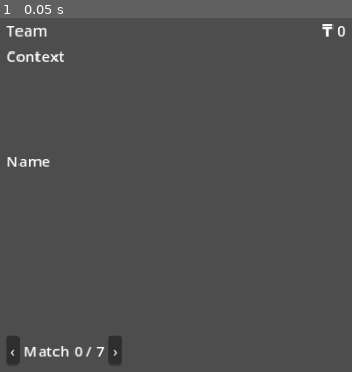
Above: before the commit, frame 1.
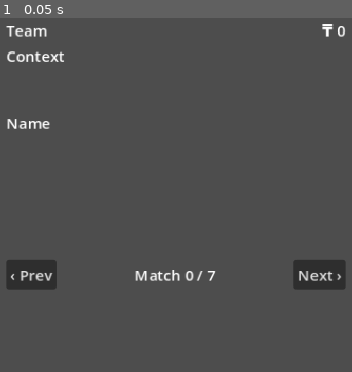
Above: after the commit, the same moment.

Repository: nico101rsa/cricket-v3
Game: Godot game, scene res://scenes/season_hub/season_hub.tscn
Two runs of this game, one before a commit and one after it. Both use one fixed random seed, a clock stepped at 60 frames per second and the inputs below. This scene is started directly instead of the project's main scene.
Inputs:
- Up to frame 1 (0.05 s): no input

The runs differ from the first frame. In frame 1, 3.8% of the frame differs, in the area x 1-99%, y 28-98%.

Commit message:
Season Hub: fix edge-clipping layout (ScrollContainer + autowrap)
Nico flagged the hub clipped on both edges (first char of every row, the ₸
chip, OVR) and didn't fill the panel. Wrap the tree in a vertical-only
ScrollContainer (horizontal_scroll_mode=0 constrains child width), explicit
offsets, autowrap on long labels + fixture buttons, clip_text on the title,
full-width scrub bar. Node path Margin/Root -> Scroll/Margin/Root. Re-rendered
screenshot is clean both margins; career line wraps. 580 green.

Co-Authored-By: Claude Opus 4.8 <noreply@anthropic.com>

Diff:
--- a/scenes/season_hub/season_hub.gd
+++ b/scenes/season_hub/season_hub.gd
@@ -19,7 +19,7 @@
 }
 const BOOT_SEED := 20260615
 
-@onready var _root: VBoxContainer = $Margin/Root
+@onready var _root: VBoxContainer = $Scroll/Margin/Root
 
 var _view: SeasonView
 var _player: Player
@@ -102,6 +102,8 @@
 		var f: Dictionary = _view.fixtures[i]
 		var row := Button.new()   # tappable: jump the scrub head to this fixture
 		row.alignment = HORIZONTAL_ALIGNMENT_LEFT
+		row.autowrap_mode = TextServer.AUTOWRAP_WORD_SMART   # never clip on a narrow phone
+		row.size_flags_horizontal = Control.SIZE_FILL
 		var idx := i
 		row.pressed.connect(func(): _rebuild(idx))
 		if f["played"]:
@@ -155,6 +157,7 @@
 	for i in range(_view.standings.size()):
 		var s: Dictionary = _view.standings[i]
 		var row := Label.new()
+		row.autowrap_mode = TextServer.AUTOWRAP_WORD_SMART
 		row.text = "%d. %s  %dpts  NRR %+.2f" % [i + 1, s["team_name"], s["points"], s["nrr"]]
 		if s["is_player"]:
 			row.add_theme_color_override("font_color", Color("ffc23c"))
--- a/scenes/season_hub/season_hub.tscn
+++ b/scenes/season_hub/season_hub.tscn
@@ -7,75 +7,96 @@
 anchors_preset = 15
 anchor_right = 1.0
 anchor_bottom = 1.0
+offset_left = 0.0
+offset_top = 0.0
+offset_right = 0.0
+offset_bottom = 0.0
 script = ExtResource("1_hub")
 
-[node name="Margin" type="MarginContainer" parent="."]
+[node name="Scroll" type="ScrollContainer" parent="."]
 layout_mode = 1
 anchors_preset = 15
 anchor_right = 1.0
 anchor_bottom = 1.0
+offset_left = 0.0
+offset_top = 0.0
+offset_right = 0.0
+offset_bottom = 0.0
+horizontal_scroll_mode = 0
+
+[node name="Margin" type="MarginContainer" parent="Scroll"]
+layout_mode = 2
+size_flags_horizontal = 3
 theme_override_constants/margin_left = 16
 theme_override_constants/margin_top = 16
 theme_override_constants/margin_right = 16
 theme_override_constants/margin_bottom = 16
 
-[node name="Root" type="VBoxContainer" parent="Margin"]
+[node name="Root" type="VBoxContainer" parent="Scroll/Margin"]
+layout_mode = 2
+size_flags_horizontal = 3
+
+[node name="Header" type="HBoxContainer" parent="Scroll/Margin/Root"]
 layout_mode = 2
 
-[node name="Header" type="HBoxContainer" parent="Margin/Root"]
-layout_mode = 2
-
-[node name="TitleLabel" type="Label" parent="Margin/Root/Header"]
+[node name="TitleLabel" type="Label" parent="Scroll/Margin/Root/Header"]
 layout_mode = 2
 size_flags_horizontal = 3
+clip_text = true
 text = "Team"
 
-[node name="TonsChip" type="Label" parent="Margin/Root/Header"]
+[node name="TonsChip" type="Label" parent="Scroll/Margin/Root/Header"]
 layout_mode = 2
 text = "₸ 0"
 
-[node name="ContextLabel" type="Label" parent="Margin/Root"]
+[node name="ContextLabel" type="Label" parent="Scroll/Margin/Root"]
 layout_mode = 2
+autowrap_mode = 3
 text = "Context"
 
-[node name="FixturesBox" type="VBoxContainer" parent="Margin/Root"]
-custom_minimum_size = Vector2(0, 80)
+[node name="FixturesBox" type="VBoxContainer" parent="Scroll/Margin/Root"]
+custom_minimum_size = Vector2(0, 40)
 layout_mode = 2
 
-[node name="PlayerCard" type="VBoxContainer" parent="Margin/Root"]
+[node name="PlayerCard" type="VBoxContainer" parent="Scroll/Margin/Root"]
 layout_mode = 2
 
-[node name="NameLabel" type="Label" parent="Margin/Root/PlayerCard"]
+[node name="NameLabel" type="Label" parent="Scroll/Margin/Root/PlayerCard"]
 layout_mode = 2
+autowrap_mode = 3
 text = "Name"
 
-[node name="AttrLabel" type="Label" parent="Margin/Root/PlayerCard"]
+[node name="AttrLabel" type="Label" parent="Scroll/Margin/Root/PlayerCard"]
+layout_mode = 2
+autowrap_mode = 3
+
+[node name="CareerLabel" type="Label" parent="Scroll/Margin/Root/PlayerCard"]
+layout_mode = 2
+autowrap_mode = 3
+
+[node name="JokersBox" type="HBoxContainer" parent="Scroll/Margin/Root"]
 layout_mode = 2
 
-[node name="CareerLabel" type="Label" parent="Margin/Root/PlayerCard"]
+[node name="AffinityLabel" type="Label" parent="Scroll/Margin/Root"]
 layout_mode = 2
 
-[node name="JokersBox" type="HBoxContainer" parent="Margin/Root"]
+[node name="StandingsBox" type="VBoxContainer" parent="Scroll/Margin/Root"]
+custom_minimum_size = Vector2(0, 40)
 layout_mode = 2
 
-[node name="AffinityLabel" type="Label" parent="Margin/Root"]
+[node name="ScrubBar" type="HBoxContainer" parent="Scroll/Margin/Root"]
 layout_mode = 2
 
-[node name="StandingsBox" type="VBoxContainer" parent="Margin/Root"]
-custom_minimum_size = Vector2(0, 80)
+[node name="PrevBtn" type="Button" parent="Scroll/Margin/Root/ScrubBar"]
 layout_mode = 2
+text = "‹ Prev"
 
-[node name="ScrubBar" type="HBoxContainer" parent="Margin/Root"]
+[node name="ScrubLabel" type="Label" parent="Scroll/Margin/Root/ScrubBar"]
 layout_mode = 2
-
-[node name="PrevBtn" type="Button" parent="Margin/Root/ScrubBar"]
-layout_mode = 2
-text = "‹"
-
-[node name="ScrubLabel" type="Label" parent="Margin/Root/ScrubBar"]
-layout_mode = 2
+size_flags_horizontal = 3
+horizontal_alignment = 1
 text = "Match 0 / 7"
 
-[node name="NextBtn" type="Button" parent="Margin/Root/ScrubBar"]
+[node name="NextBtn" type="Button" parent="Scroll/Margin/Root/ScrubBar"]
 layout_mode = 2
-text = "›"
+text = "Next ›"
--- a/tests/unit/test_season_hub_scene.gd
+++ b/tests/unit/test_season_hub_scene.gd
@@ -72,7 +72,7 @@
 	add_child_autofree(hub)
 	hub.set_view(_view())
 	await get_tree().process_frame   # let the containers lay out
-	var root := hub.get_node("Margin/Root")
+	var root := hub.get_node("Scroll/Margin/Root")
 	assert_true(root.get_node("Header/TonsChip").text.contains("120"), "tons chip shows balance")
 	assert_true(root.get_node("FixturesBox").get_child_count() >= 7, "7 fixture rows")
 	assert_gt(root.get_node("FixturesBox").size.y, 0.0, "fixtures box not collapsed")
@@ -88,7 +88,7 @@
 	assert_eq(hub.scrub_index(), 0, "boots at 0")
 	hub.step(1)
 	assert_eq(hub.scrub_index(), 1, "next advances")
-	var lbl := hub.get_node("Margin/Root/ScrubBar/ScrubLabel")
+	var lbl := hub.get_node("Scroll/Margin/Root/ScrubBar/ScrubLabel")
 	assert_true(lbl.text.contains("1"), "readout updated")
 
 # --- Task 9: boot ---
Binary file changed: docs/mockups/season-hub-built-v1.png
Not shown, changed: docs/superpowers/specs/2026-06-15-season-hub-replay-design.md
